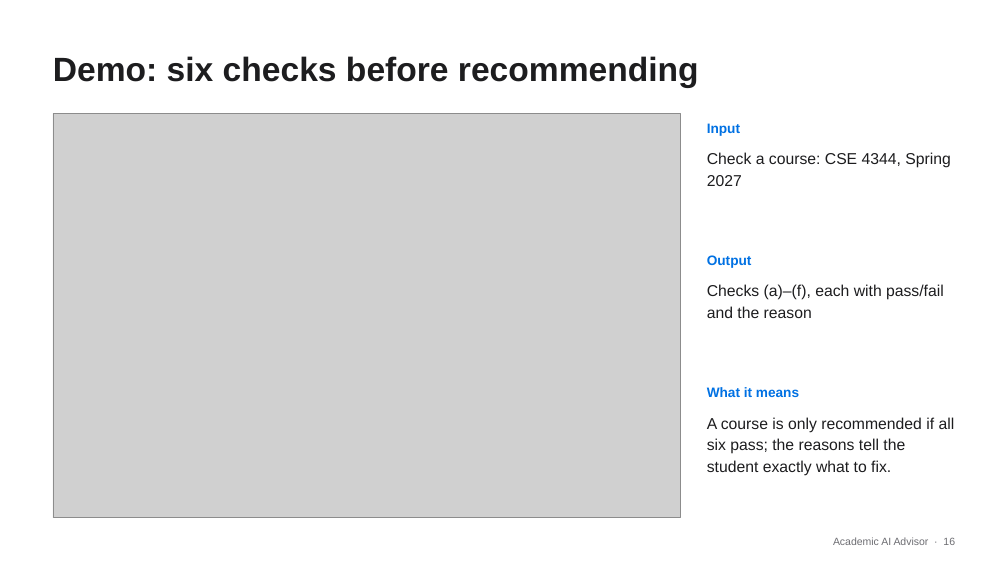
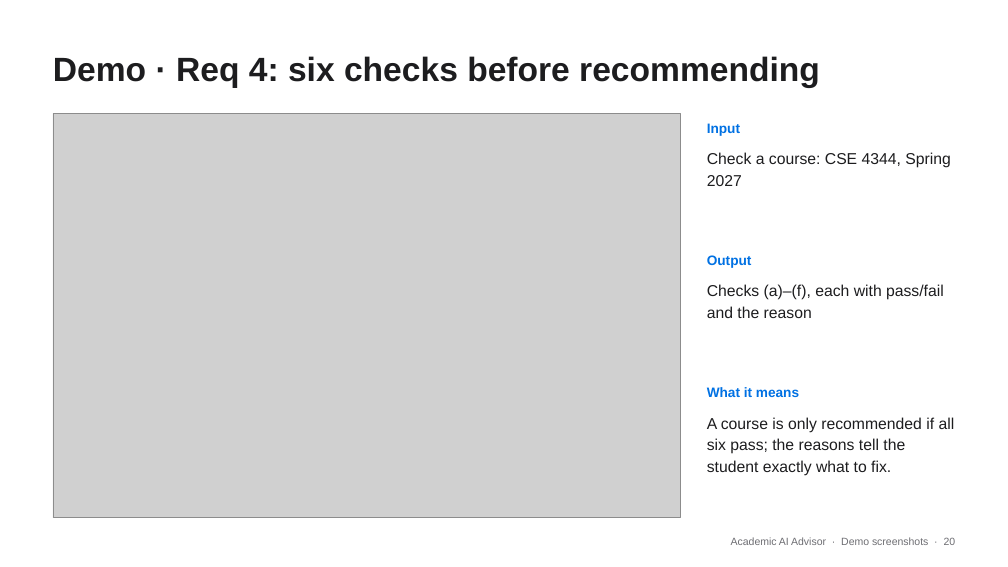
Before and after one commit to JordanTaylorGit/CSE-4392-AI-Academic-Advisor, a slide deck: slide 20 of deliverables/AI_Advisor_Presentation.pptx (slide 16 before the commit). Drawn at 1008x567 pixels with LibreOffice and Linux fonts; fonts in the diff are those of the drawing; grey boxes stand for pictures. Boxes give left, top, right and bottom in pixels: in the first picture for what was removed or moved away, otherwise in the second. Text is boxed around its words. In the diff, an @@ line names an element or a change of style, - is before the commit and + after.

```diff
--- a/deliverables/AI_Advisor_Presentation.pptx
+++ b/deliverables/AI_Advisor_Presentation.pptx
@@ text at box(53, 56, 820, 88): text changed @@
-Demo: six checks before recommending
+Demo · Req 4: six checks before recommending
@@ text at box(731, 537, 956, 545): text changed @@
-Academic AI Advisor · 16
+Academic AI Advisor · Demo screenshots · 20
```
Also in this commit, not shown: 19 other slides changed, 9 slides added, 2 slides removed, 1 other file.
